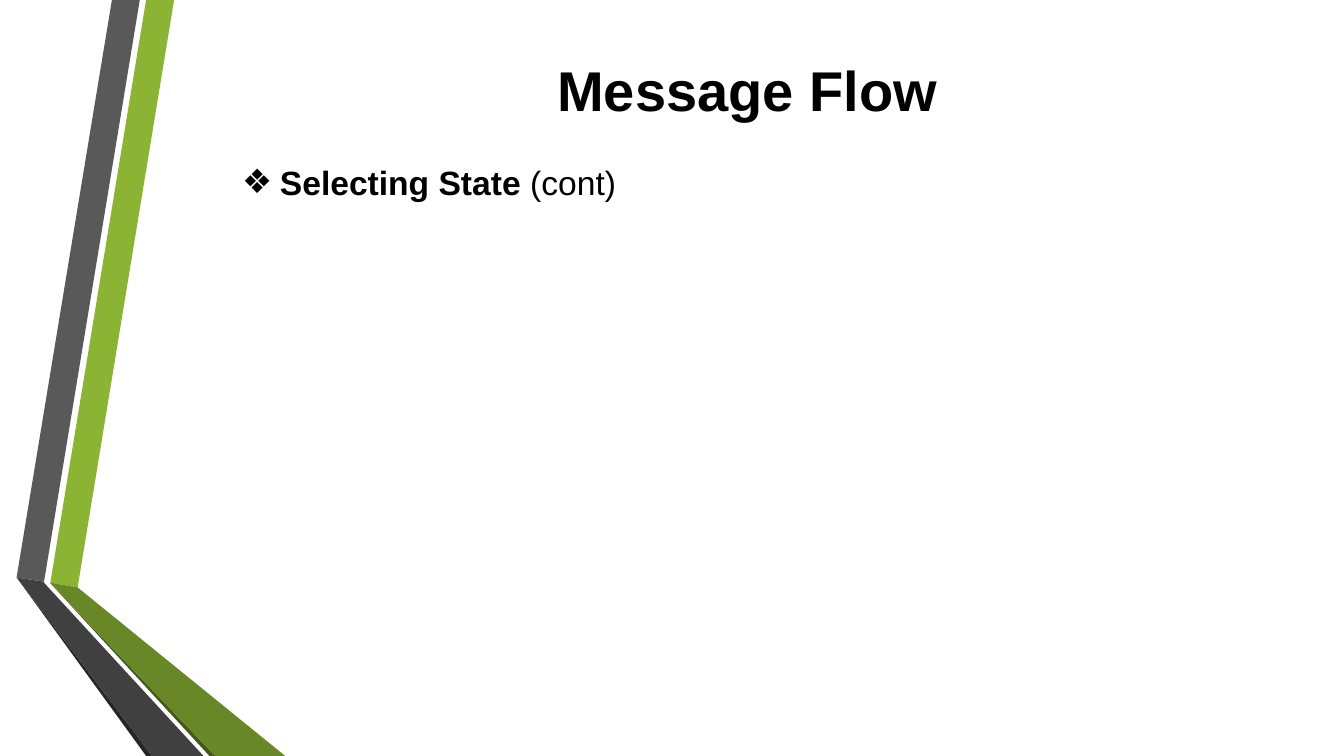
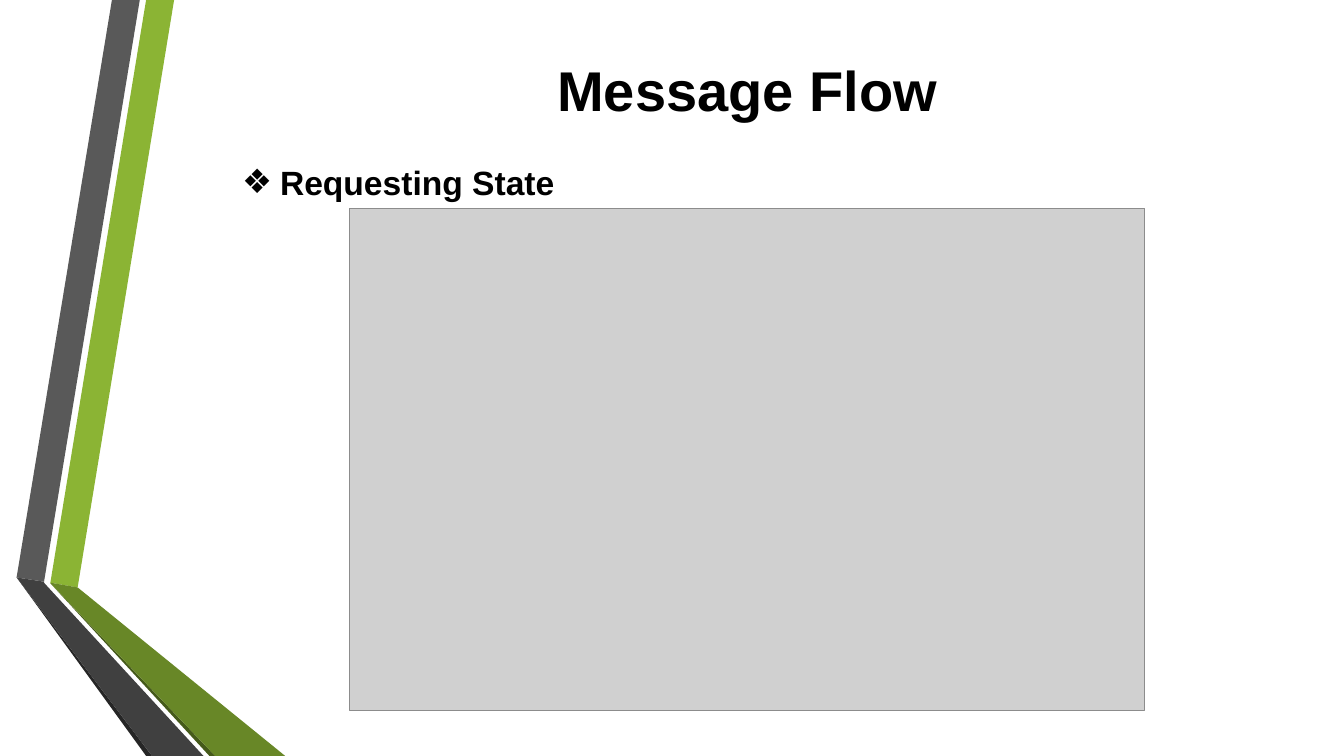
Before and after one commit to tiendatdk3493/Tai_Lieu, a slide deck: slide 17 of Dynamic Host Configuration Protocol (DHCP) Overview.pptx (slide 20 before the commit). Drawn at 1344x756 pixels with LibreOffice and Linux fonts; fonts in the diff are those of the drawing; grey boxes stand for pictures; background and template pictures are left out. Boxes give left, top, right and bottom in pixels: in the first picture for what was removed or moved away, otherwise in the second. Text is boxed around its words. In the diff, an @@ line names an element or a change of style, - is before the commit and + after.

```diff
--- a/Dynamic Host Configuration Protocol (DHCP) Overview.pptx
+++ b/Dynamic Host Configuration Protocol (DHCP) Overview.pptx
@@ text at <box>280,170,554,202</box>: text changed @@
-❖ Selecting State (cont)
+❖ Requesting State
@@ picture added at <box>349,209,1145,711</box> @@
```
Also in this commit, not shown: 9 other slides changed, 3 slides added, 9 slides removed, 1 other file.
